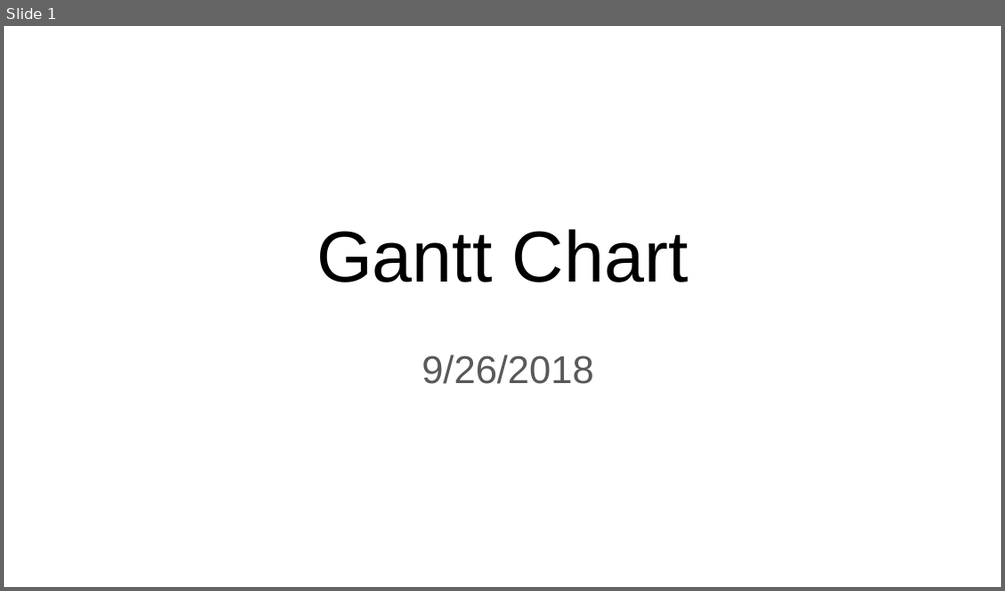
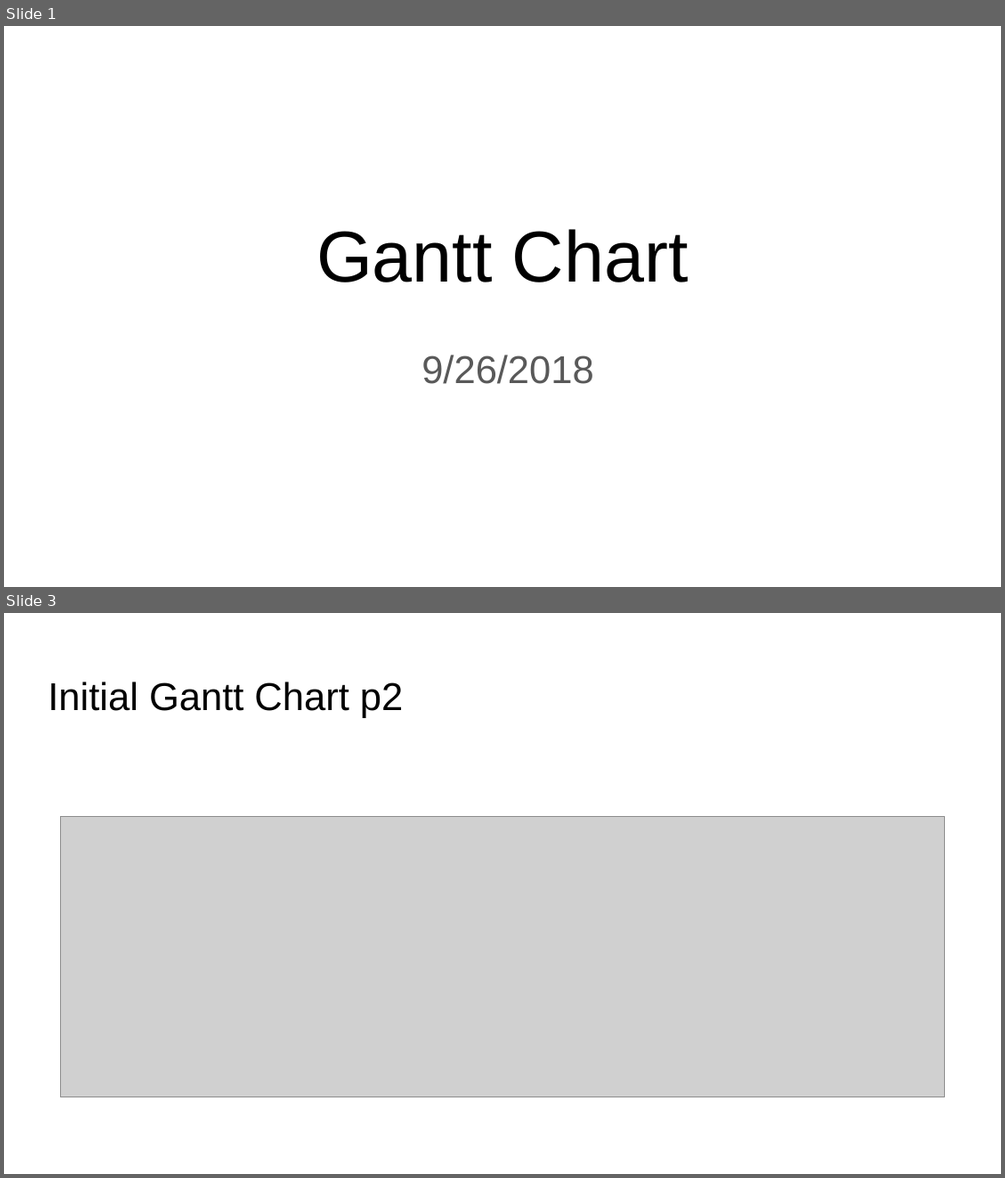
Before and after one commit to Xylot/DAPL, a slide deck: Project Notebook - Group 4/Project Notebook - Group 4/4. Other/Gantt Chart.pptx. Shown one above the other, each under a label of ours: slide 1 before the commit, slides 1 and 3 after it; the slides between them are not shown. The pictures are 1005x591 and 1005x1178 pixels, drawn with LibreOffice and Linux fonts; fonts in the diff are those of the drawing; grey boxes stand for pictures. Boxes give left, top, right and bottom in pixels: in the first picture for what was removed or moved away, otherwise in the second. Text is boxed around its words. In the diff, an @@ line names an element or a change of style, - is before the commit and + after.

Commit message:
Added final Gantt and Budget to Project Notebook

```diff
--- a/Project Notebook - Group 4/Project Notebook - Group 4/4. Other/Gantt Chart.pptx
+++ b/Project Notebook - Group 4/Project Notebook - Group 4/4. Other/Gantt Chart.pptx
@@ slide 3 added at [4,613,1001,1174], background #FFFFFF @@
@@ title added at [48,682,403,718], 28 pt, text #000000 @@
+Initial Gantt Chart p2
@@ picture added at [61,816,945,1096] @@
```
Also in this commit, not shown: 2 other slides added, 2 slides removed, 1 other file.
